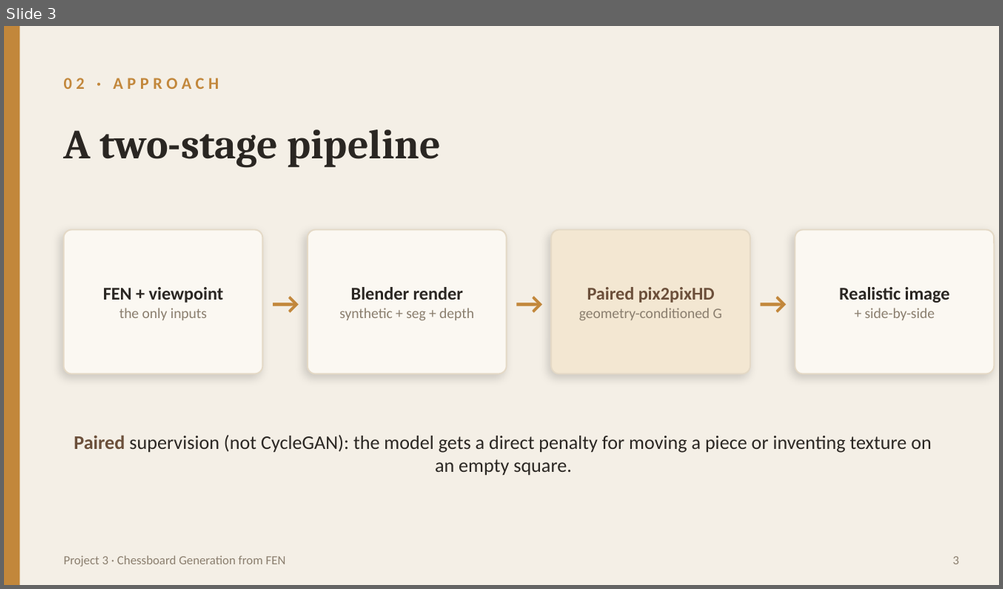
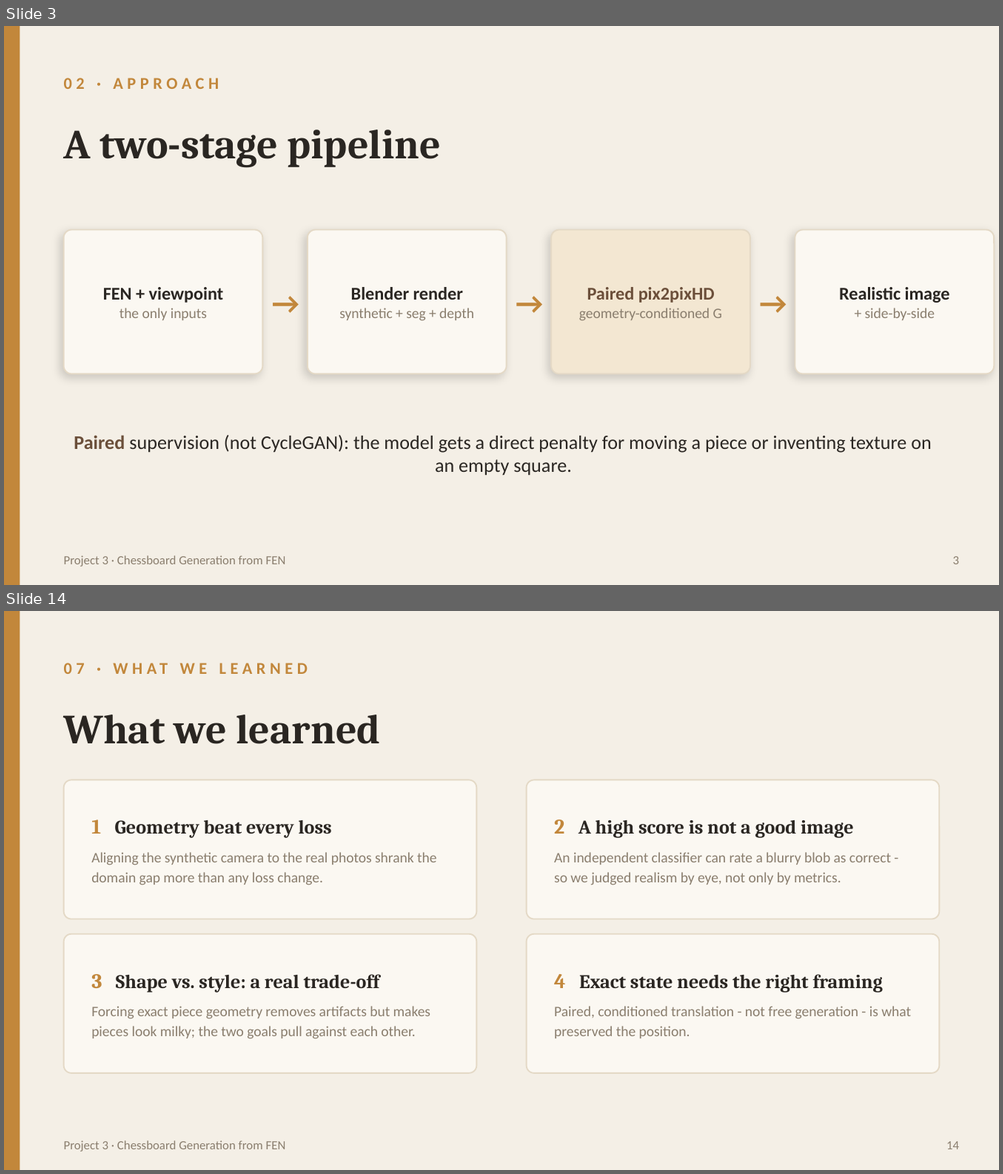
Before and after one commit to TalPodgor/DL_Project3, a slide deck: submission/project3_presentation.pptx. Shown one above the other, each under a label of ours: slide 3 before the commit, slides 3 and 14 after it; the slides between them are not shown. The pictures are 1003x589 and 1003x1174 pixels, drawn with LibreOffice and Linux fonts; fonts in the diff are those of the drawing. Boxes give left, top, right and bottom in pixels: in the first picture for what was removed or moved away, otherwise in the second. Text is boxed around its words. In the diff, an @@ line names an element or a change of style, - is before the commit and + after.

```diff
--- a/submission/project3_presentation.pptx
+++ b/submission/project3_presentation.pptx
@@ slide 14 added at bbox=[4, 611, 999, 1170], background #F4EFE6 @@
@@ rectangle added at bbox=[4, 611, 20, 1170], fill #C2873B @@
@@ text added at bbox=[64, 652, 859, 683], 12 pt, text #C2873B, bold @@
+07 · WHAT WE LEARNED
@@ text added at bbox=[64, 715, 380, 744], 30 pt, text #2A2622, bold @@
+What we learned
@@ rounded rectangle added at bbox=[64, 780, 476, 920], fill #FBF8F2, outline #E4D9C6 1 pt @@
@@ rounded rectangle added at bbox=[526, 780, 939, 920], fill #FBF8F2, outline #E4D9C6 1 pt @@
@@ text added at bbox=[91, 820, 436, 886], 10.5 pt, text #8A7E6E @@
+1 Geometry beat every loss
+Aligning the synthetic camera to the real photos shrank the domain gap more than any loss change.
@@ text added at bbox=[554, 820, 891, 886], 10.5 pt, text #8A7E6E @@
+2 A high score is not a good image
+An independent classifier can rate a blurry blob as correct - so we judged realism by eye, not only by metrics.
@@ rounded rectangle added at bbox=[64, 934, 476, 1073], fill #FBF8F2, outline #E4D9C6 1 pt @@
@@ rounded rectangle added at bbox=[526, 934, 939, 1073], fill #FBF8F2, outline #E4D9C6 1 pt @@
@@ text added at bbox=[91, 974, 430, 1039], 10.5 pt, text #8A7E6E @@
+3 Shape vs. style: a real trade-off
+Forcing exact piece geometry removes artifacts but makes pieces look milky; the two goals pull against each other.
@@ text added at bbox=[554, 974, 910, 1039], 10.5 pt, text #8A7E6E @@
+4 Exact state needs the right framing
+Paired, conditioned translation - not free generation - is what preserved the position.
@@ text added at bbox=[64, 1141, 286, 1152], 9 pt, text #8A7E6E @@
+Project 3 · Chessboard Generation from FEN
@@ text added at bbox=[946, 1142, 959, 1150], 9 pt, text #8A7E6E @@
+14
```
Also in this commit, not shown: 8 slides changed, 6 other slides added, 10 other files.
